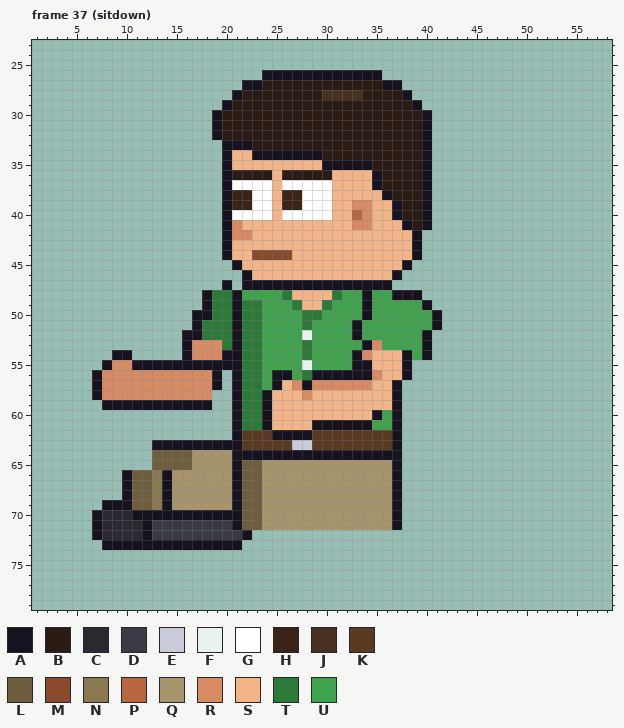
A pixel-art file gets an edit: sprites/expo/expo_vendg_left_anim.aseprite. Above: the version before the commit.
64x80 pixels, 129 frames. Shown: frame 37 (sitdown): x 1..58, y 23..79. The old version is drawn lined up with the new one. The commit also changed other frames, which this record leaves out.
Visible layers, top first: "Arm Top", "Hair", "Face", "Watch", "Near Arm", "Collar", "Belt", "Shirt", "Body", "Back Arm", "Pants", "Shoes".
Palette (. is transparent): A #17121f  B #2a1c14  C #2a2a33  D #3a3a44  E #c8ccd8  F #e8f2ee  G #ffffff  H #3a2418  J #47301f  K #5a3a22  L #6e5e3e  M #8a4a2e  N #8a7850  P #b8663f  Q #a8946a  R #d88a62  S #f3b488  T #2c7a38  U #3fa34d
Pixels before, frame 37 (sitdown) (only the part around the change), first column x 3:
35 .................ASSSSSSSSSAAAAABBBBBA.........
36 .................ABBBBSBBBBBSSSSABBBBA.........
37 .................AGGGGSGGGGGSSSSABBBBA.........
38 .................AHHGGSHHGGGSSSSSABBBA.........
39 .................AHHGGSHHGGGSSRRSSABBA.........
40 .................AGGGGSGGGGGSSPRSSABBA.........
41 .................ARSSSSSSSSSSSRRSSSABA.........
42 .................ARRSSSSSSSSSSSSSSSSA..........
43 .................ASSSSSSSSSSSSSSSSSSA..........
44 .................ASSMMMMSSSSSSSSSSSSA..........
45 ..................ASSSSSSSSSSSSSSSSA...........
46 ...................ASSSSSSSSSSSSSSA............
47 .................A.AAAAAAAAAAAAAAA.............
48 ...............ATTAUUUUTSSSSTUUAUUAAA..........
49 ...............ATTATTUUUTSSTUUUAUUUUUA.........
50 ..............AATTATTUUUUTTUUUUAUUUUUUA........
51 ..............ATTTATTUUUUTUUUUAUUUUUUUA........
52 .............AATTTATTUUUUFUUUUAUUUUUUA.........
53 .............ARRRTATTUUUUTUUUUUARUUUUA.........
54 ......AA.....ARRRAATTUUUUTUUUUARSSSAUA.........
55 .....ARRAAAAAAAAAAATTUUUUFUUUUAASSSA...........
56 ....ARRRRRRRRRRRA.ATTUAAUTAAAAAARSSA...........
57 ....ARRRRRRRRRRRA.ATTUASRARRRRRRSSA............
58 ....ARRRRRRRRRRR..ATTASSSRSSSSSSSSA............
59 .....AAAAAAAAAAA..ATTASSSSSSSSSSSSA............
60 ..................ATTASSSSSSSSSSAUA............
61 ..................ATTASSSSAAAAAAUUA............
62 ..................AKKKAAAAKKKKKKKKA............
63 ..........AAAAAAAAAKKKKKEEKKKKKKKKA............
64 ..........LLLLQQQQAAAAAAAAAAAAAAAAA............
65 ..........LLLLQQQQALLQQQQQQQQQQQQQA............
66 .......ALLNAQQQQQQALLQQQQQQQQQQQQQA............
67 .......ALLNAQQQQQQALLQQQQQQQQQQQQQA............
68 .......ALLNAQQQQQQALLQQQQQQQQQQQQQA............
69 .....AAALLNAQQQQQQALLQQQQQQQQQQQQQA............
70 ....ACCCAAAAAAAAAAALLQQQQQQQQQQQQQA............
71 ....ACCCCADDDDDDDDALLQQQQQQQQQQQQQA............
72 ....ACCCCADDDDDDDDDA...........................
73 .....AAAAAAAAAAAAAA............................
74 ...............................................
75 ...............................................
76 ...............................................
77 ...............................................
78 ...............................................
79 ...............................................
After:
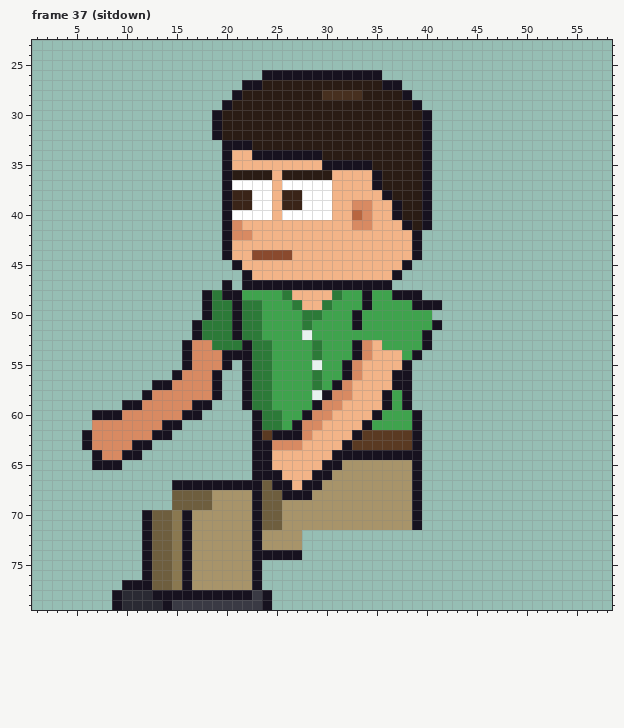
From old to new:
whole drawing moved by -2,-6 (the old picture is shown already moved)
Changed rows in their new state; - is an unchanged pixel.
Frame 37 (sitdown):
first column x 6:
48 --------------A---------------------
49 ---------------------------------A-A
50 -----------.---------------AU------.
52 ----------.----------------U--------
53 -------------T-TA-T---UT---ARS------
54 ---..-----------A-T---UT--------UA.-
55 --........-RRR-.A-T---UF--ARS-------
56 -........A-----.A-TUU-UTUU-RSS-A----
57 -......AA------.A-TUUUUTUA-SS---A---
58 -.....A------A-.A-TUUUUFARR---AUA---
59 --..--RRRRR----.A-TUUUUARR----AUA---
60 -AAARRRRRRAA---..ATTUUARR------UUA--
61 -RRRRRRRAA-----..ATTUARRSSSS---UUA--
62 ARRRRRRAA------..A----RSSSSA---KKA--
63 ARRRRAA..........AARRRSSSSA----KKA--
64 -ARRAA-..........--SSSSSS-------AA--
65 -AAA---..........AASSSSSAA-----QQA--
66 ----.............AAASSSAA------QQA--
67 ----.....AAAAAA-AALAASAA-------QQA--
68 ----.....LLLL--QQALLAAA--------QQA--
69 --.......LLLL--QQALL-----------QQA--
70 -.....-LLN-QQQQQQALL-----------QQA--
71 -.....-LLNAQQQQQQALL-----------QQA--
72 -.....-LLNAQQQQQQAQQQQ--------------
73 --....-LLN-QQQQQQAQQQQ--------------
74 ------ALLNAQQQQQQAAAAA--------------
75 ------ALLNAQQQQQQA------------------
76 ------ALLNAQQQQQQA------------------
77 ----AAALLNAQQQQQQA------------------
78 ---ACCCAAAAAAAAAADA-----------------
79 ---ACCCCADDDDDDDDDA-----------------
Where, in picture pixels (left, top, right, bottom), the same in both pictures:
changed: (82, 290, 442, 610)
